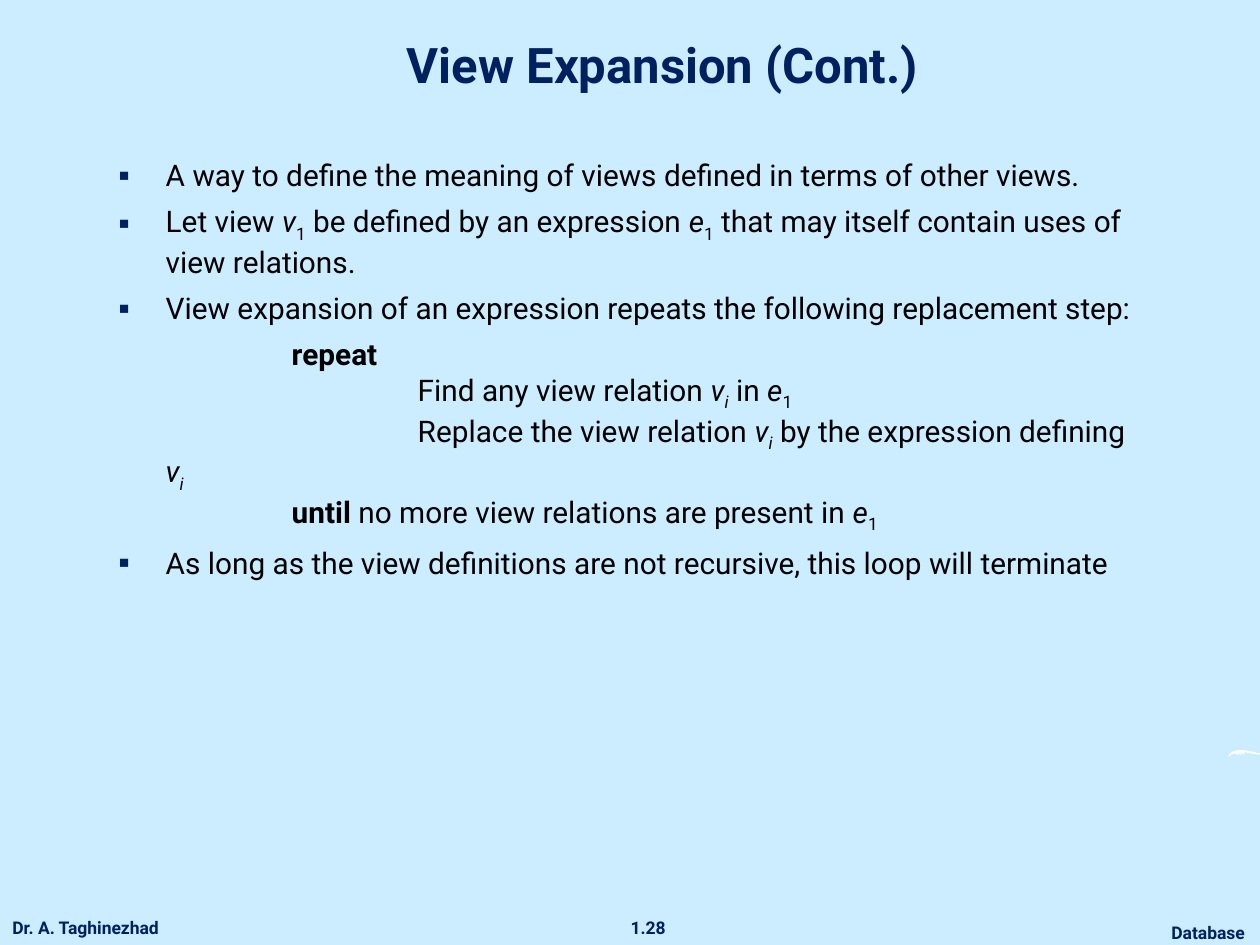
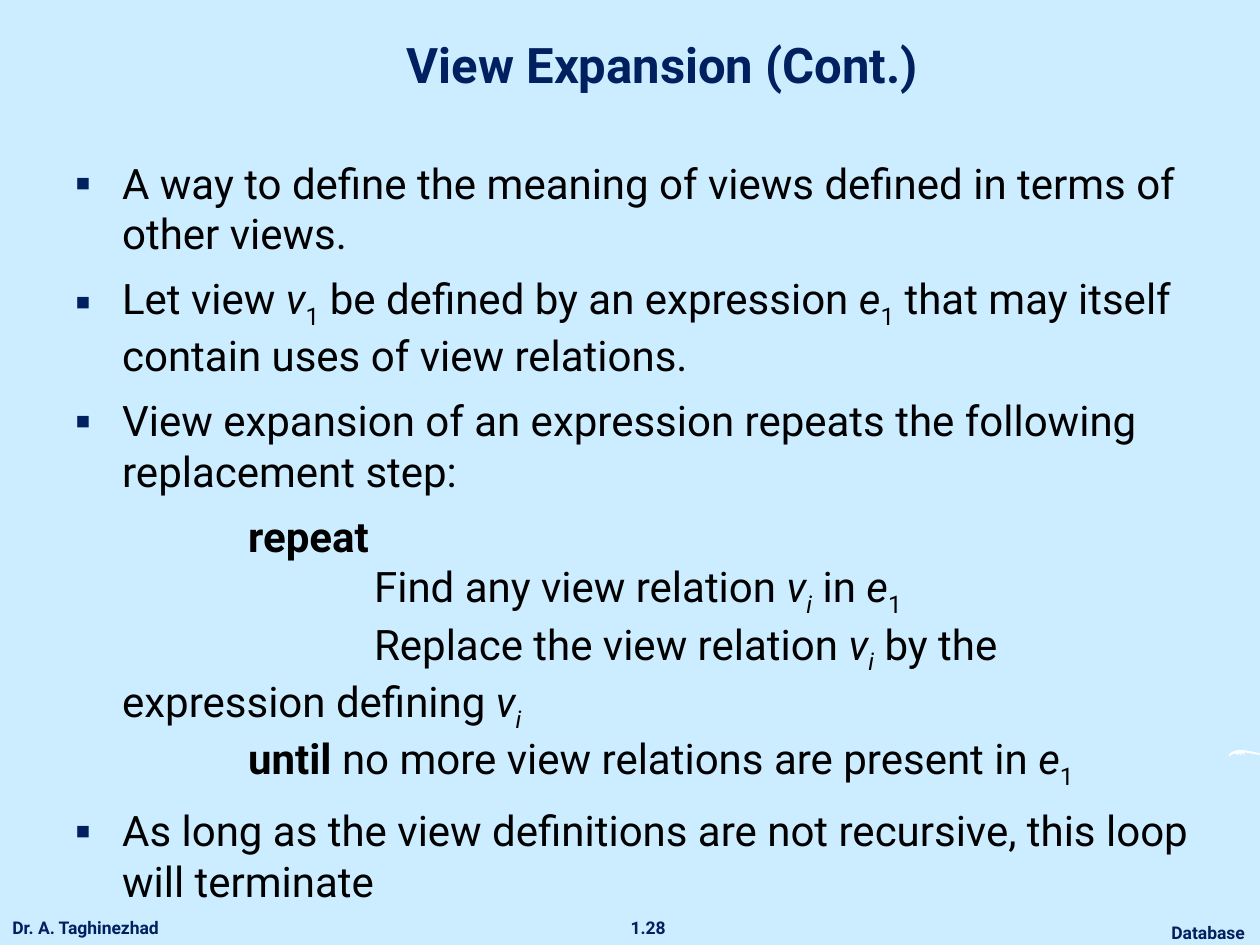
Before and after one commit to ataghinezhad/ataghinezhad.github.io, a slide deck: slide 28 of courses/downloads/temp/Database_Lec4.pptx. Drawn at 1260x945 pixels with LibreOffice and Linux fonts; fonts in the diff are those of the drawing; background and template pictures are left out. Boxes give left, top, right and bottom in pixels: in the first picture for what was removed or moved away, otherwise in the second. Text is boxed around its words. In the diff, an @@ line names an element or a change of style, - is before the commit and + after.

```diff
--- a/courses/downloads/temp/Database_Lec4.pptx
+++ b/courses/downloads/temp/Database_Lec4.pptx
@@ text "A way to define the ...": place and size @@
-text "A way to define the ..." at [166,163,1130,581]
+text "A way to define the ..." at [122,167,1188,898]
@@ text "A way to define the ..." at [122,167,1188,898]: size 17 to 24 pt; more space between paragraphs @@
```
Also in this commit, not shown: 39 other slides changed, 2 slides added, 1 slide removed, 1 other file.
